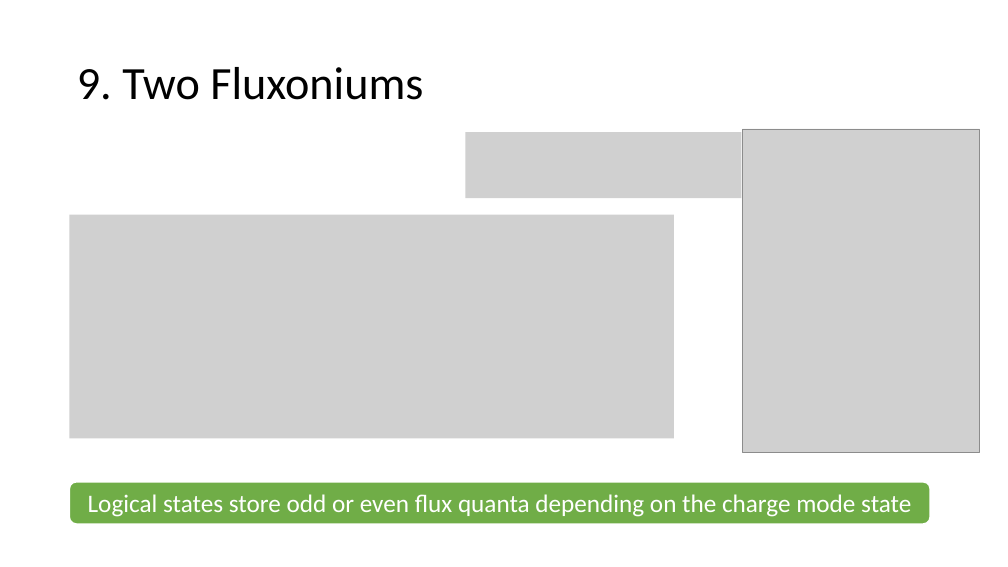
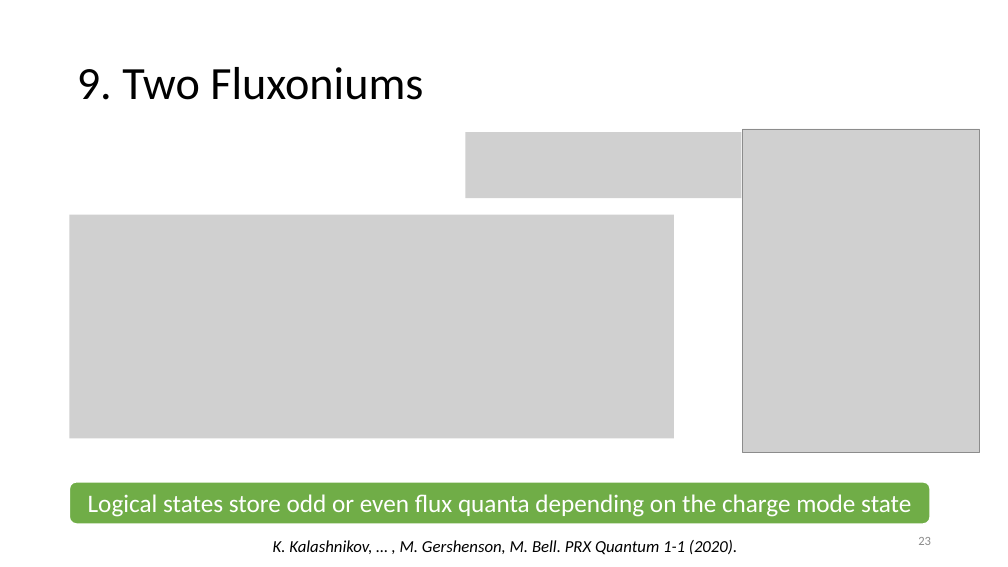
Before and after one commit to EeshGupta/Multimode-Conditional-Displacements, a slide deck: slide 23 of presentations/Bifluxon2.pptx (slide 24 before the commit). Drawn at 1008x567 pixels with LibreOffice and Linux fonts; fonts in the diff are those of the drawing; grey boxes stand for pictures. Boxes give left, top, right and bottom in pixels: in the first picture for what was removed or moved away, otherwise in the second. Text is boxed around its words. In the diff, an @@ line names an element or a change of style, - is before the commit and + after.

```diff
--- a/presentations/Bifluxon2.pptx
+++ b/presentations/Bifluxon2.pptx
@@ page number added at (918,537,931,545), 12 pt, text #8C8C8C @@
+23
@@ text added at (273,540,737,555), 16 pt, text #000000, italic @@
+K. Kalashnikov, … , M. Gershenson, M. Bell. PRX Quantum 1-1 (2020).
```
Also in this commit, not shown: 27 other slides changed, 9 slides added, 9 slides removed, 36 other files.
